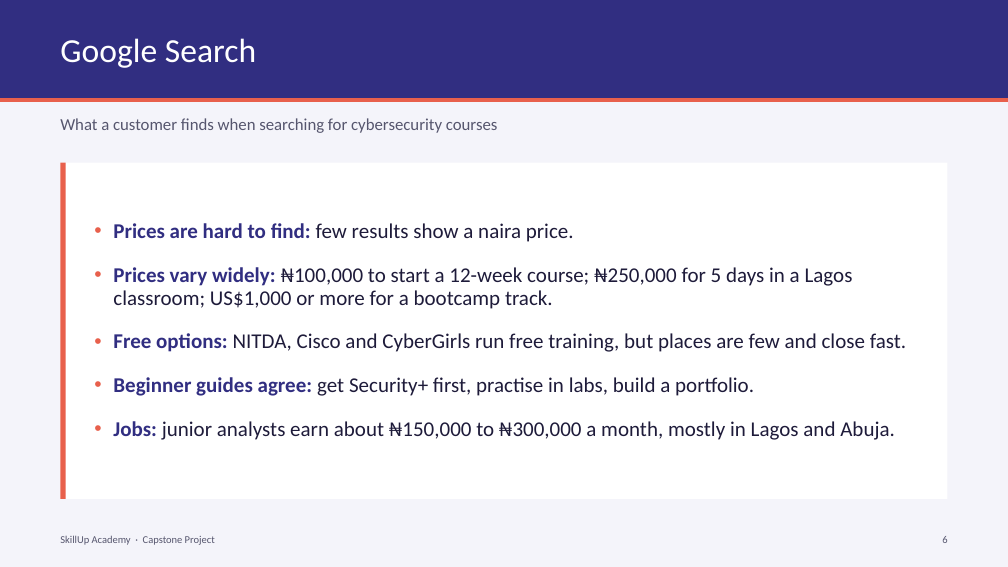
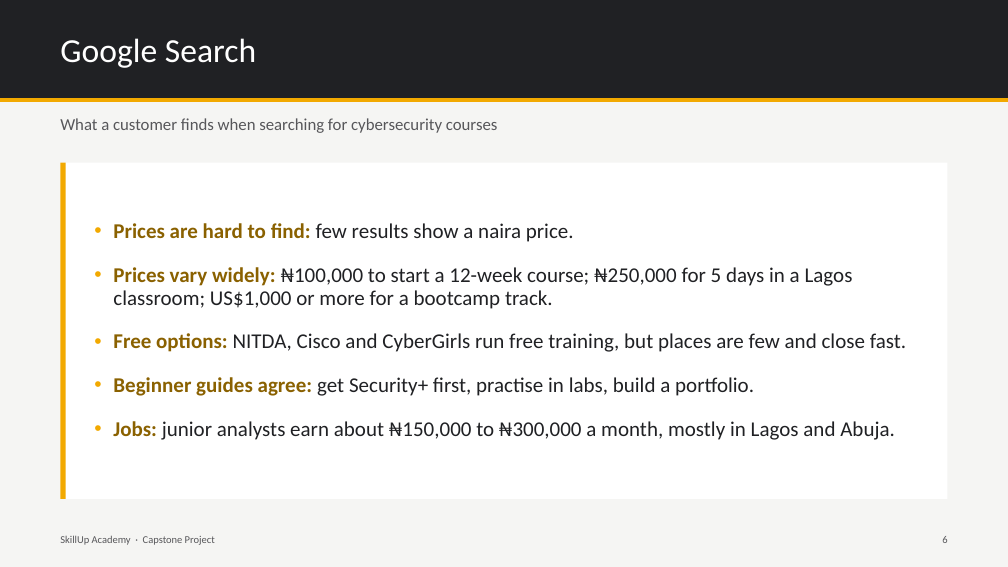
Before and after one commit to BadboyVee/BlackHoleeee, a slide deck: slide 6 of capstone/Capstone_Market_Research.pptx. Drawn at 1008x567 pixels with LibreOffice and Linux fonts; fonts in the diff are those of the drawing. Boxes give left, top, right and bottom in pixels: in the first picture for what was removed or moved away, otherwise in the second. Text is boxed around its words. In the diff, an @@ line names an element or a change of style, - is before the commit and + after.

```diff
--- a/capstone/Capstone_Market_Research.pptx
+++ b/capstone/Capstone_Market_Research.pptx
@@ background #F4F4FA to #F5F5F3 @@
@@ rectangle at (0, 0, 1008, 98): fill #312E81 to #202124 @@
@@ line (0, 100) - (1008, 100): stroke #E8604C 4 pt to #F2A900 4 pt @@
@@ rectangle at (60, 163, 66, 499): fill #E8604C to #F2A900 @@
@@ text "Prices are hard to find: ..." at (113, 223, 906, 440): text colour #312E81 to #8A6100 in "Prices are hard to find:", "Prices vary widely:", "Free options:", "Beginner guides agree:" and 1 more places; text colour #1E1B3A to #202124 in "few results show a naira price.", "₦100,000 to start a 12-week course; ₦250,000 ...", "NITDA, Cisco and CyberGirls run free training, ...", "get Security+ first, practise in labs, build ..." and 1 more places; bullet colour #E8604C to #F2A900 @@
@@ text colour #56566E to #57575A in 3 elements at (60, 118, 498, 133), (60, 535, 215, 545), (942, 536, 947, 543) @@
```
Also in this commit, not shown: 15 other slides changed, 6 other files.
